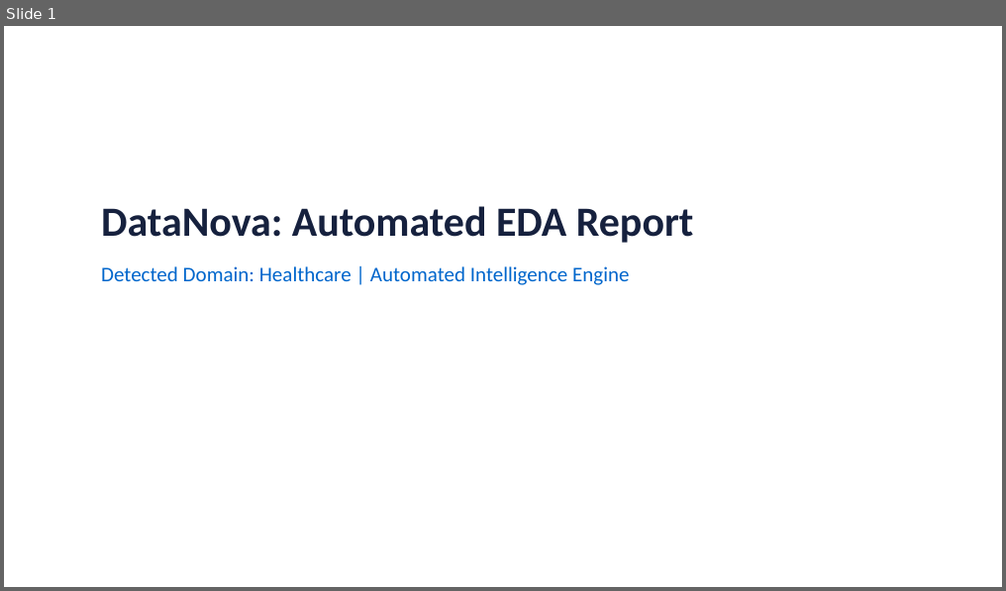
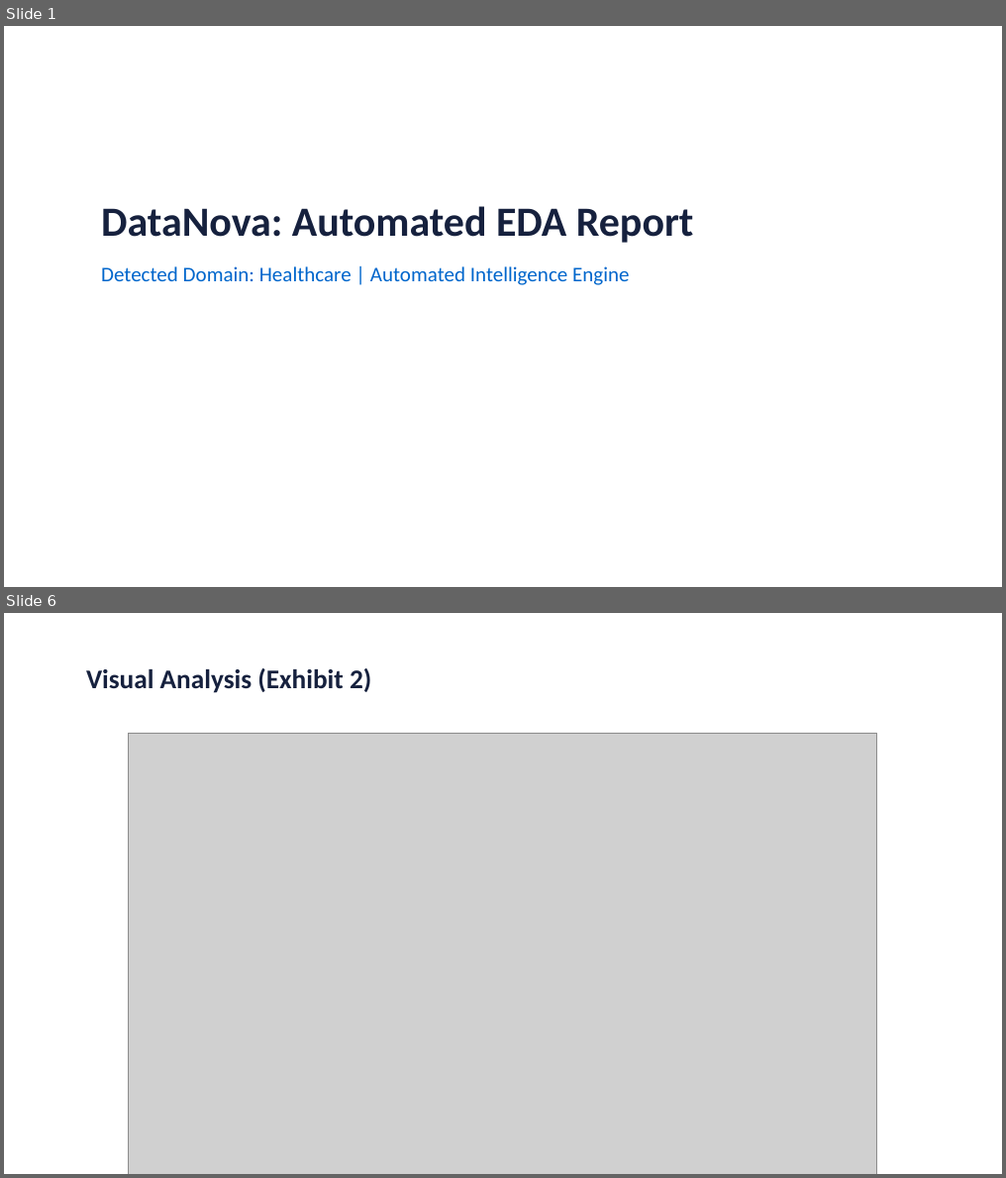
Before and after one commit to lekhalokare-28/datanova, a slide deck: reports/eda_presentation_report.pptx. Shown one above the other, each under a label of ours: slide 1 before the commit, slides 1 and 6 after it; the slides between them are not shown. The pictures are 1006x591 and 1006x1178 pixels, drawn with LibreOffice and Linux fonts; fonts in the diff are those of the drawing; grey boxes stand for pictures. Boxes give left, top, right and bottom in pixels: in the first picture for what was removed or moved away, otherwise in the second. Text is boxed around its words. In the diff, an @@ line names an element or a change of style, - is before the commit and + after.

```diff
--- a/reports/eda_presentation_report.pptx
+++ b/reports/eda_presentation_report.pptx
@@ slide 6 added at <box>4,613,1002,1174</box>, background #FFFFFF @@
@@ text added at <box>86,668,371,693</box>, 26 pt, text #16213E, bold @@
+Visual Analysis (Exhibit 2)
@@ picture added at <box>129,733,877,1174</box> @@
```
Also in this commit, not shown: 3 slides changed, 1 other slide added, 9 other files.
